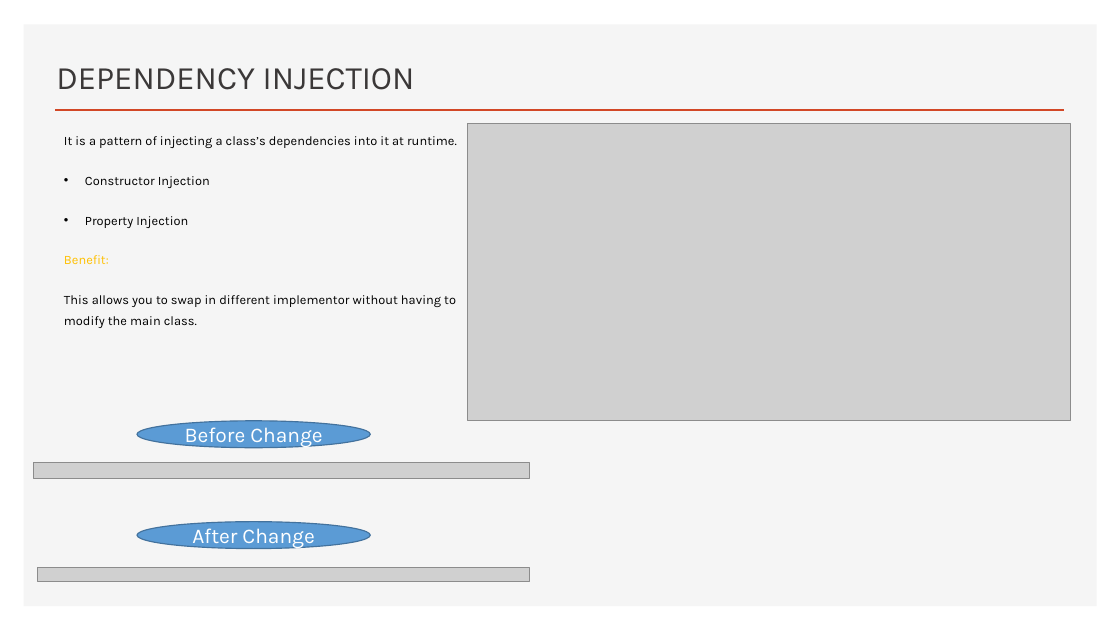
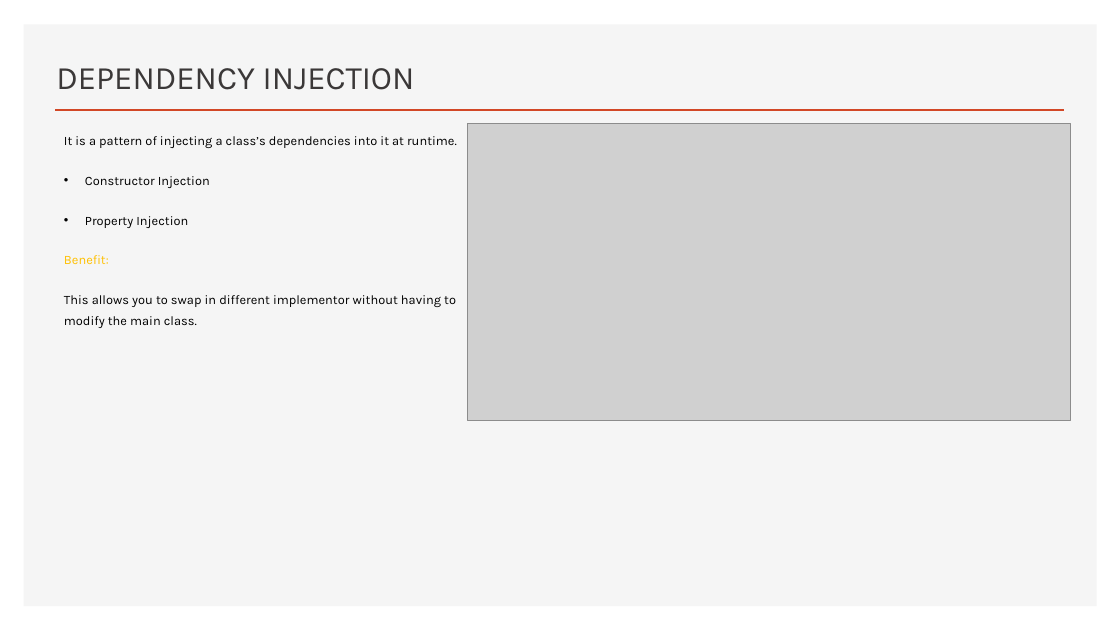
Before and after one commit to jatinrdave/SOLIDPRINCIPLESDEMO, a slide deck: slide 20 of SOLID PRINCIPLES_NEW.pptx. Drawn at 1120x630 pixels with LibreOffice and Linux fonts; fonts in the diff are those of the drawing; grey boxes stand for pictures. Boxes give left, top, right and bottom in pixels: in the first picture for what was removed or moved away, otherwise in the second. Text is boxed around its words. In the diff, an @@ line names an element or a change of style, - is before the commit and + after.

Commit message:
PPT and Demo for Dependency Injection and Ioc Container

```diff
--- a/SOLID PRINCIPLES_NEW.pptx
+++ b/SOLID PRINCIPLES_NEW.pptx
@@ ellipse removed at (x1=137, y1=421, x2=371, y2=448) @@
-Before Change
@@ picture removed at (x1=34, y1=463, x2=529, y2=479) @@
@@ ellipse removed at (x1=137, y1=522, x2=371, y2=549) @@
-After Change
@@ picture removed at (x1=38, y1=567, x2=529, y2=581) @@
```
Also in this commit, not shown: 16 other files.
